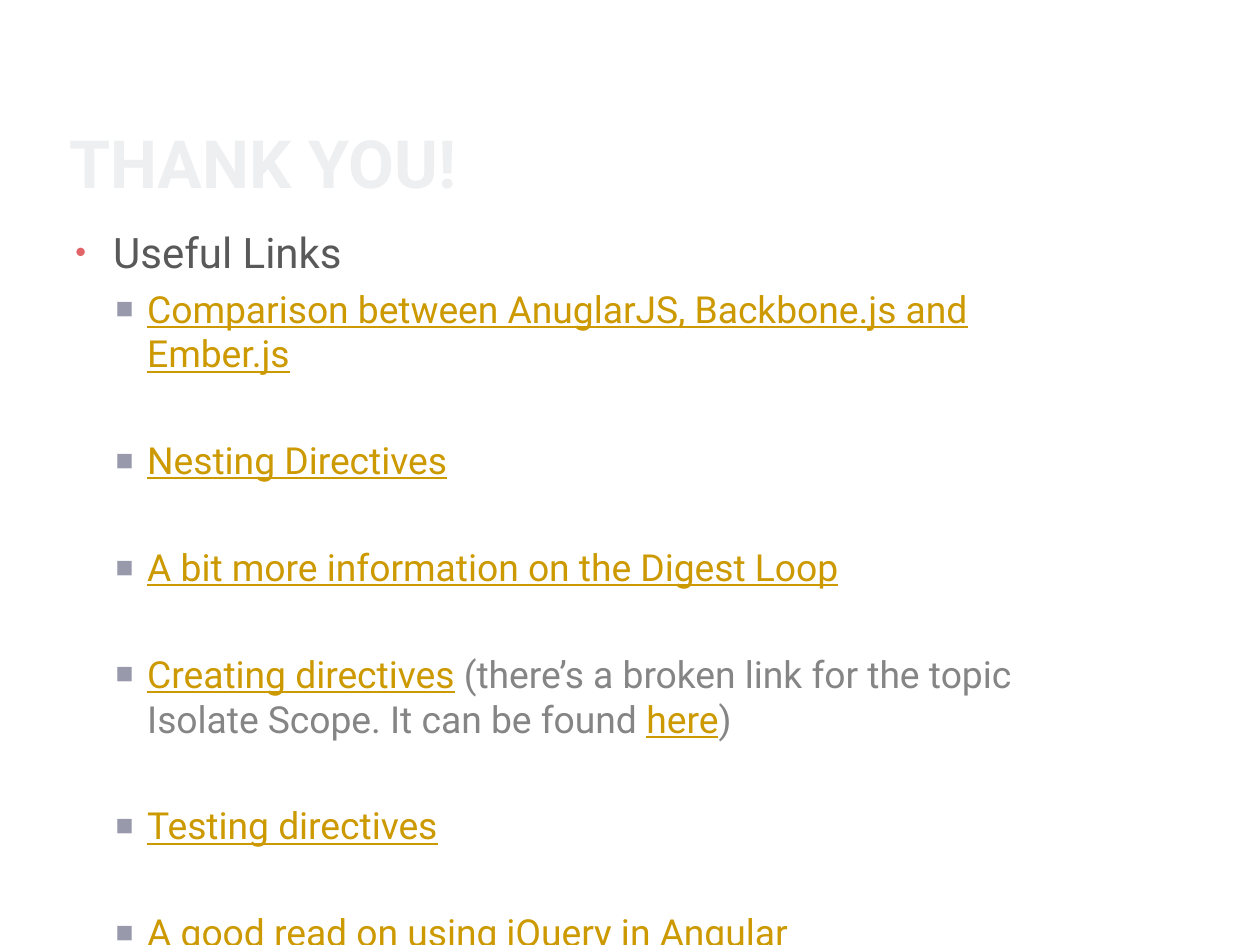
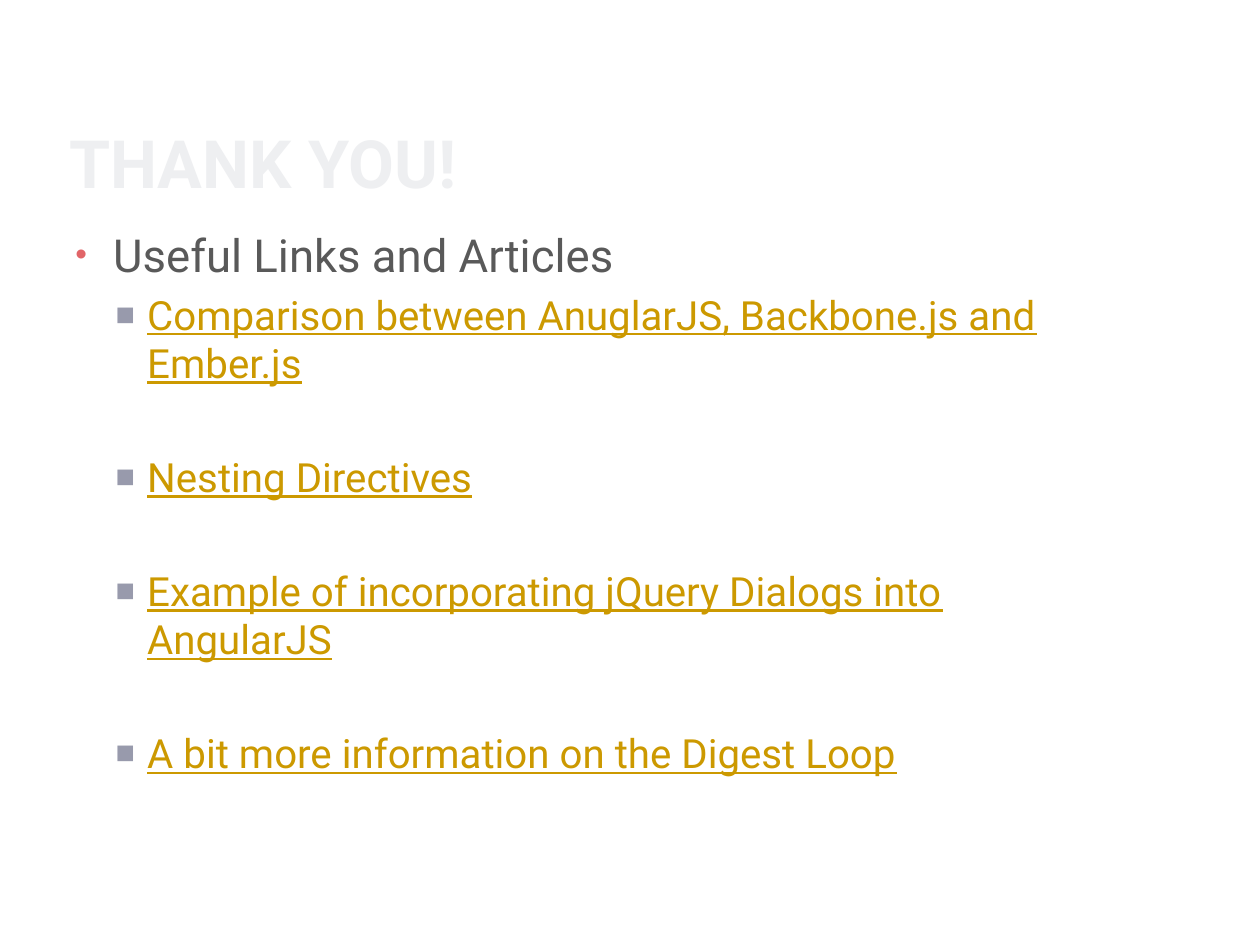
Before and after one commit to gibson-wong/AngularJS-Project, a slide deck: slide 18 of AngularJS.pptx. Drawn at 1260x945 pixels with LibreOffice and Linux fonts; fonts in the diff are those of the drawing; background and template pictures are left out. Boxes give left, top, right and bottom in pixels: in the first picture for what was removed or moved away, otherwise in the second. Text is boxed around its words. In the diff, an @@ line names an element or a change of style, - is before the commit and + after.

```diff
--- a/AngularJS.pptx
+++ b/AngularJS.pptx
@@ text at [113, 237, 614, 273]: text changed; size 24.1 to 26 pt @@
-• Useful Links
+• Useful Links and Articles
@@ text at [147, 299, 1035, 777]: size 21.3 to 23 pt in "Comparison between AnuglarJS, Backbone.js and Ember.js", "Nesting Directives", "A bit more information on the Digest ..." @@
@@ text at [147, 575, 941, 663]: paragraph added @@
+  ■ Example of incorporating jQuery Dialogs into AngularJS
@@ text at [147, 658, 1011, 847]: paragraphs removed @@
-  ■ Creating directives (there’s a broken link for the topic Isolate Scope. It can be found here)
-  ■ Testing directives
-  ■ A good read on using jQuery in Angular
```
Also in this commit, not shown: 8 other slides changed, 1 slide added, 8 other files.
